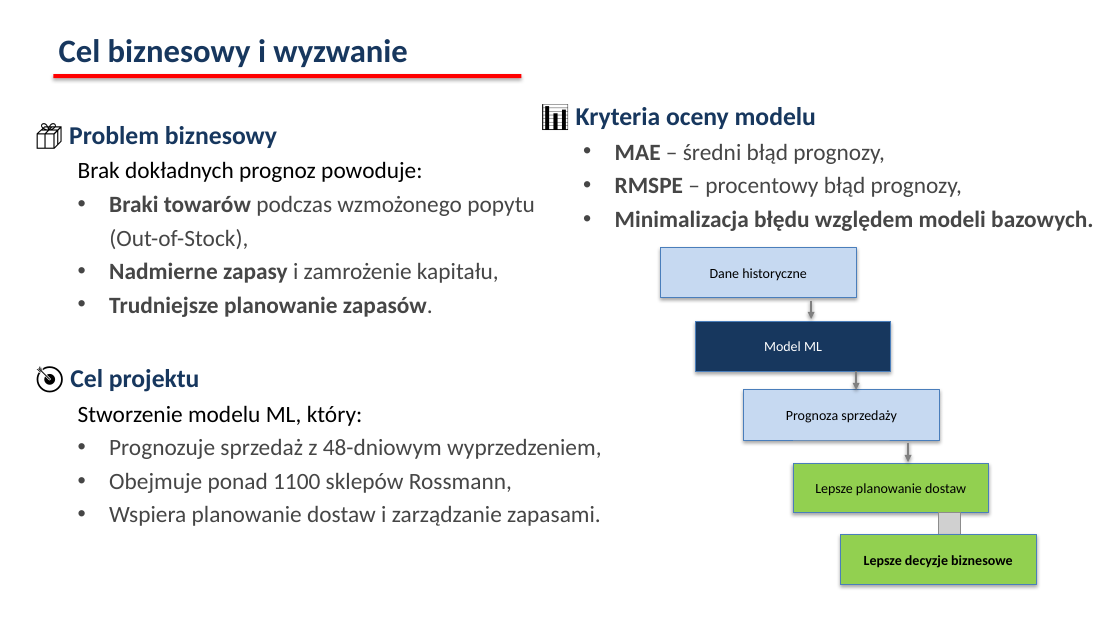
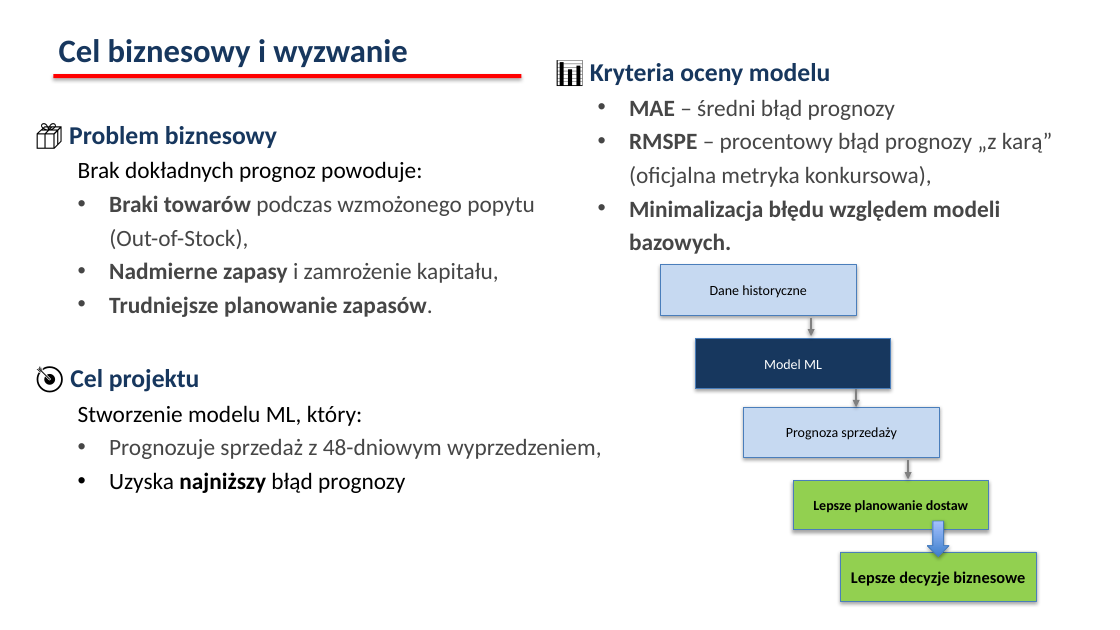
Before and after one commit to infoshareacademy/jdszr24-grupa-1, a slide deck: slide 2 of presentation/Rossmann_presentation.pptx. Drawn at 1120x630 pixels with LibreOffice and Linux fonts; fonts in the diff are those of the drawing; grey boxes stand for pictures. Boxes give left, top, right and bottom in pixels: in the first picture for what was removed or moved away, otherwise in the second. Text is boxed around its words. In the diff, an @@ line names an element or a change of style, - is before the commit and + after.

```diff
--- a/presentation/Rossmann_presentation.pptx
+++ b/presentation/Rossmann_presentation.pptx
@@ text "📊 Kryteria oceny modelu": place and size @@
-text "📊 Kryteria oceny modelu" at (576, 107, 1093, 231)
+text "📊 Kryteria oceny modelu" at (590, 63, 1052, 254)
@@ text at (629, 100, 1052, 187): text changed @@
-  • MAE – średni błąd prognozy,
-  • RMSPE – procentowy błąd prognozy,
+  • MAE – średni błąd prognozy
+  • RMSPE – procentowy błąd prognozy „z karą” (oficjalna metryka konkursowa),
@@ 3 rectangles, 1 arrow: place and size @@
-3 rectangles, 1 arrow at (696, 321, 989, 513)
+3 rectangles, 1 arrow at (696, 339, 989, 530)
@@ text at (109, 472, 405, 493): text changed; text colour #464646 to #000000 @@
-  • Obejmuje ponad 1100 sklepów Rossmann,
-  • Wspiera planowanie dostaw i zarządzanie zapasami.
+  • Uzyska najniższy błąd prognozy
@@ 2 rectangles, 2 arrows: place and size @@
-2 rectangles, 2 arrows at (660, 248, 1037, 585)
+2 rectangles, 2 arrows at (660, 265, 1037, 602)
@@ rectangle "Lepsze planowanie dostaw" at (793, 481, 989, 530): bold on @@
@@ down arrow added at (928, 521, 949, 556), fill gradient #3F80CE to #A4C4FF, outline #4B7EBC 0.75 pt @@
@@ picture removed at (939, 513, 961, 548) @@
@@ rectangle "Lepsze decyzje biznesowe" at (841, 552, 1037, 602): size 12 to 14 pt @@
```
Also in this commit, not shown: 8 other slides changed, 1 slide added, 1 other file.
